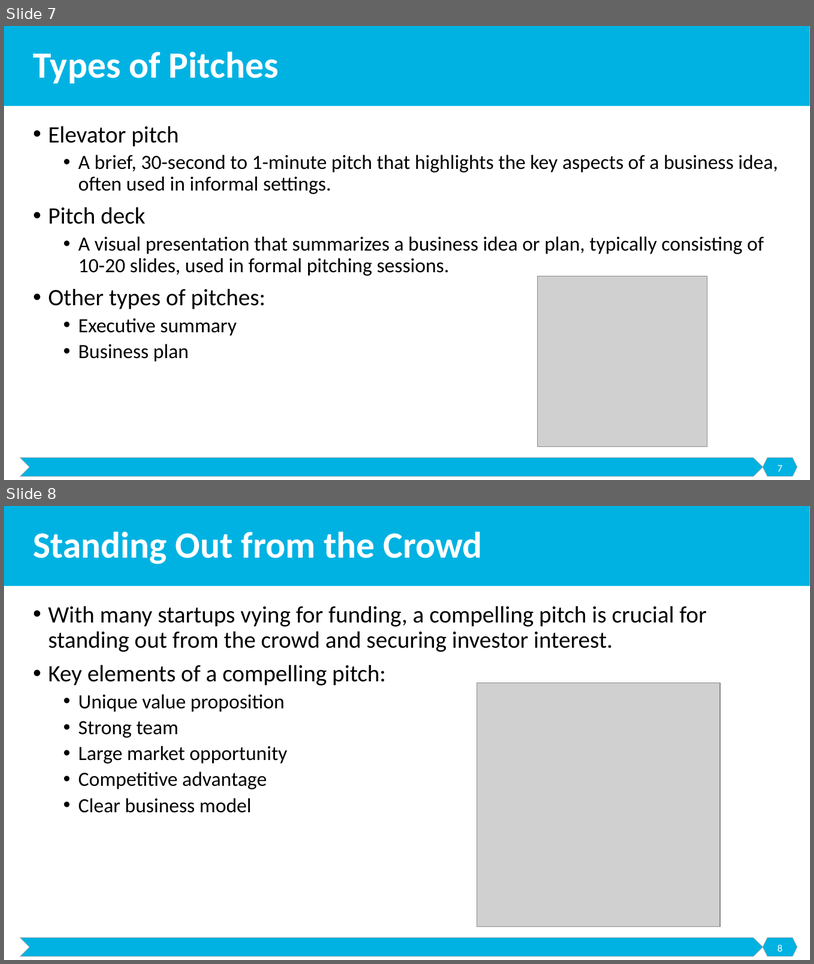
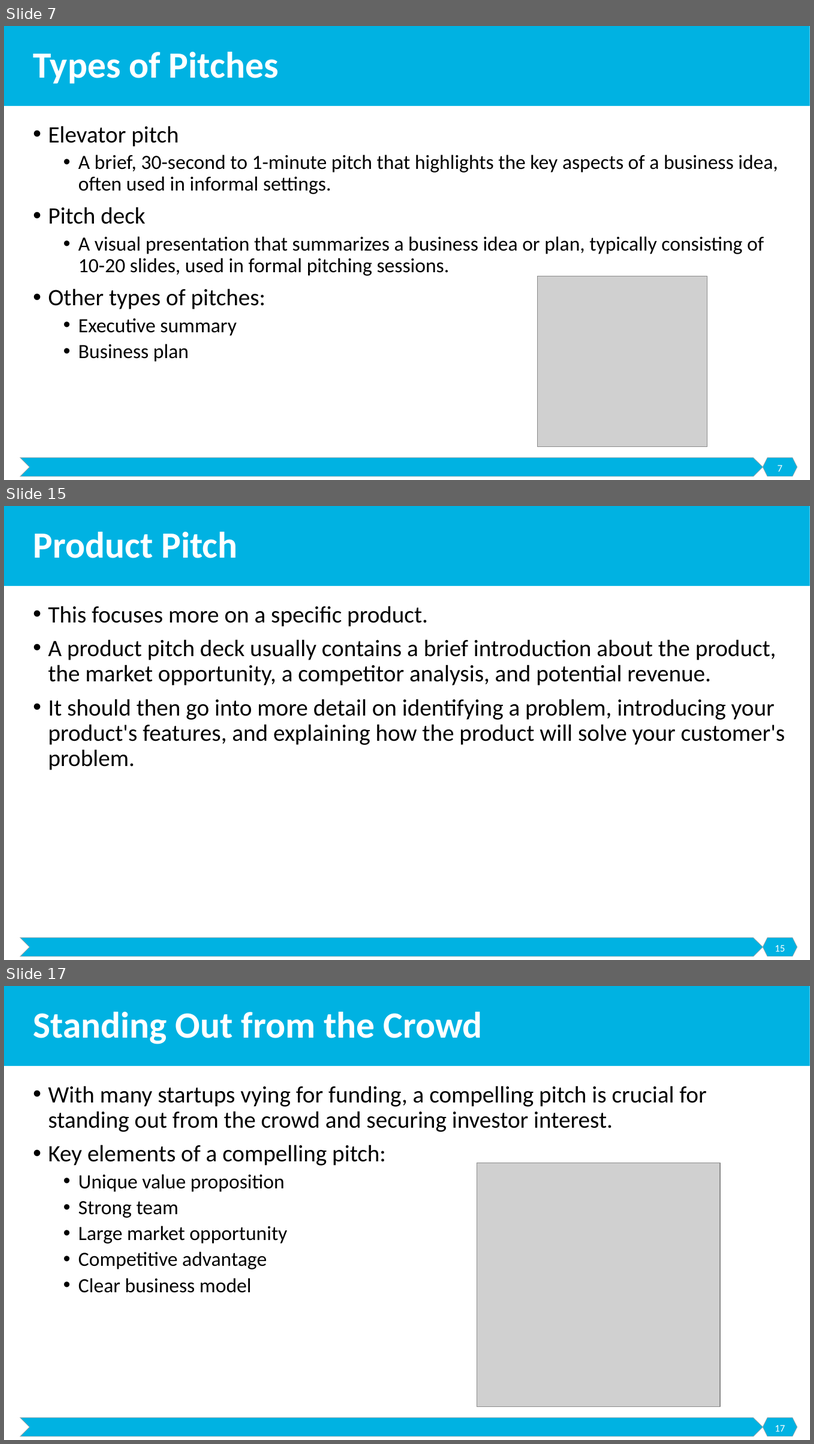
Before and after one commit to malenezi/malenezi, a slide deck: SE495/Lectures/5-Securing Funding/Securing Funding.pptx. Shown one above the other, each under a label of ours: slides 7 and 8 before the commit, slides 7, 15 and 17 after it; the slides between them are not shown. The pictures are 814x964 and 814x1444 pixels, drawn with LibreOffice and Linux fonts; fonts in the diff are those of the drawing; grey boxes stand for pictures. Boxes give left, top, right and bottom in pixels: in the first picture for what was removed or moved away, otherwise in the second. Text is boxed around its words. In the diff, an @@ line names an element or a change of style, - is before the commit and + after.

```diff
--- a/SE495/Lectures/5-Securing Funding/Securing Funding.pptx
+++ b/SE495/Lectures/5-Securing Funding/Securing Funding.pptx
@@ slide 15 added at [4,506,810,960], background #FFFFFF; not listed: 3 template elements that a slide beside it also shows @@
@@ title added at [33,531,237,558], 44 pt, text #FFFFFF, bold @@
+Product Pitch
@@ text added at [48,606,786,770], 28 pt, text #000000 @@
+• This focuses more on a specific product.
+• A product pitch deck usually contains a brief introduction about the product, the market opportunity, a competitor analysis, and potential revenue.
+• It should then go into more detail on identifying a problem, introducing your product's features, and explaining how the product will solve your customer's problem.
@@ page number added at [775,945,785,951], 12 pt, text #FFFFFF @@
+15
@@ what was slide 8 is now slide 17 @@
@@ page number at [775,1425,785,1431]: text changed @@
-8
+17
```
Also in this commit, not shown: 2 slides changed, 19 other slides added, 1 other file.
